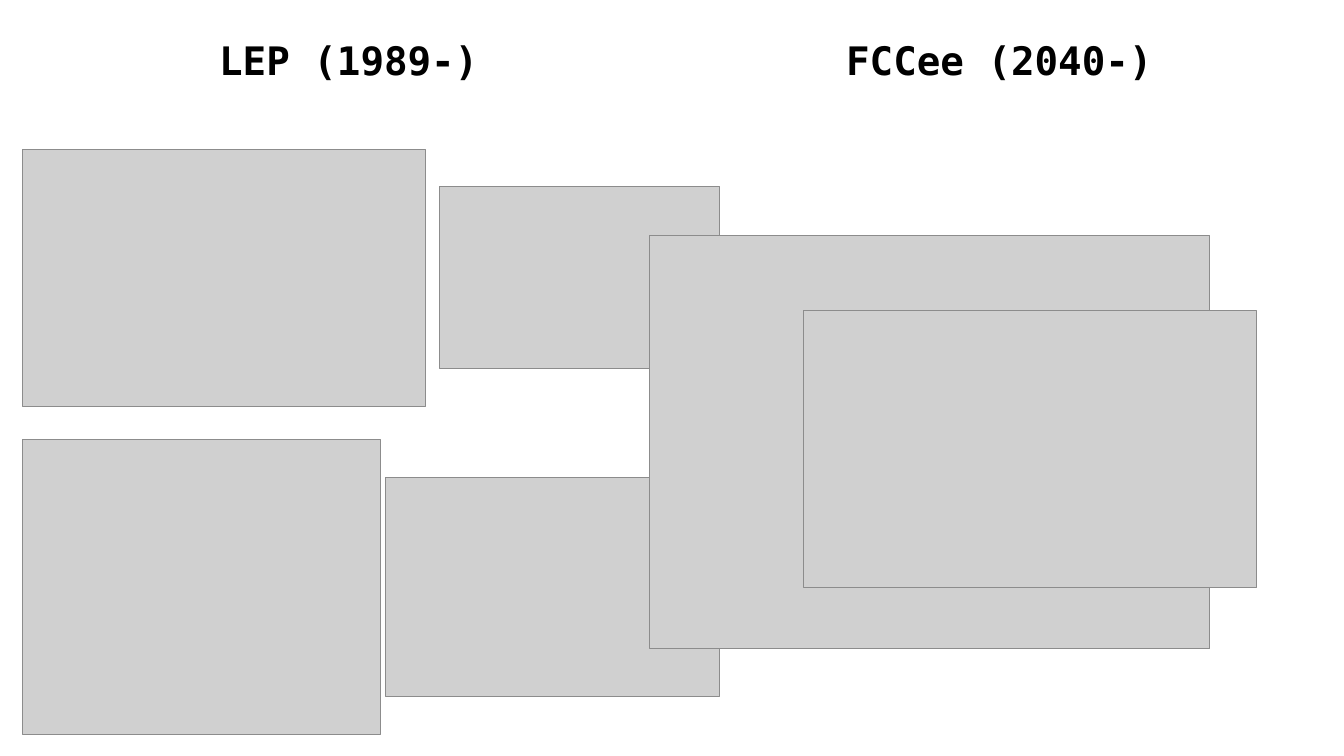
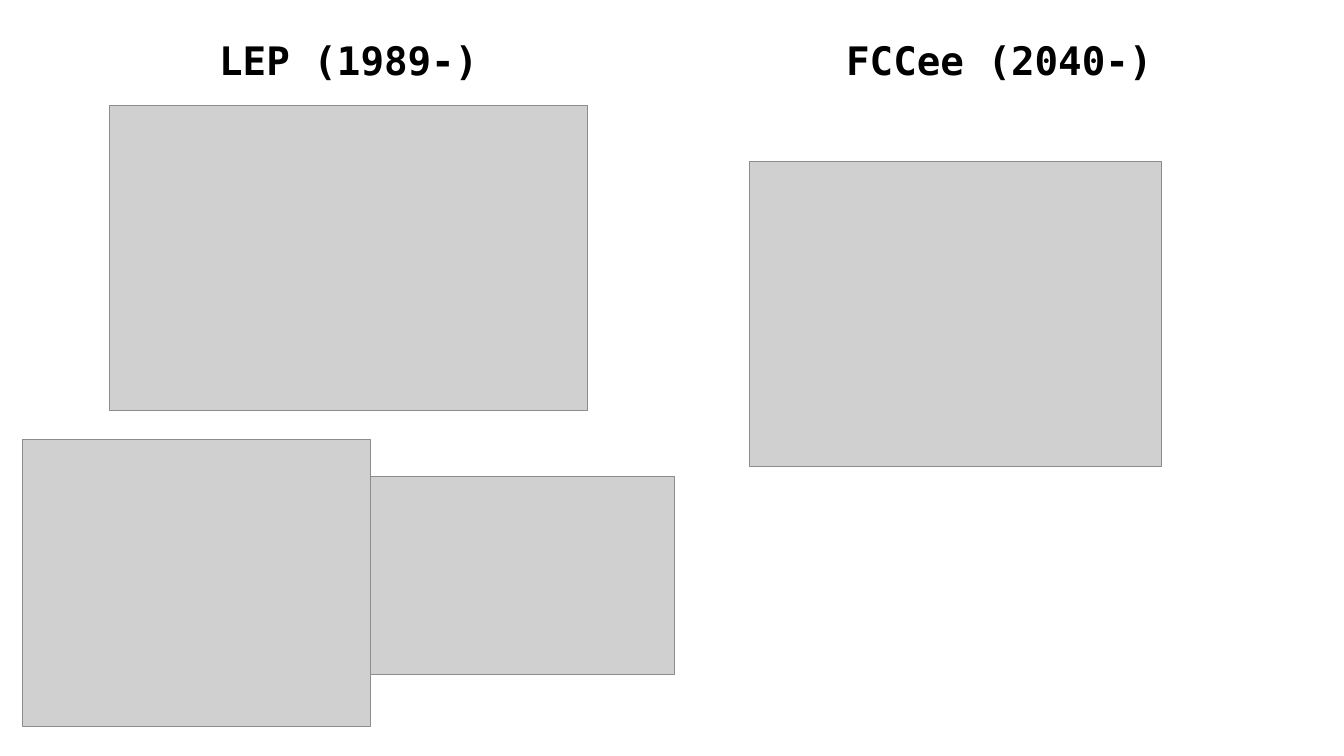
Before and after one commit to phylmath/HEP-Pheno-Project, a slide deck: slide 14 of Progress-Updates.pptx. Drawn at 1344x756 pixels with LibreOffice and Linux fonts; fonts in the diff are those of the drawing; grey boxes stand for pictures. Boxes give left, top, right and bottom in pixels: in the first picture for what was removed or moved away, otherwise in the second. Text is boxed around its words. In the diff, an @@ line names an element or a change of style, - is before the commit and + after.

```diff
--- a/Progress-Updates.pptx
+++ b/Progress-Updates.pptx
@@ picture: place and size @@
-picture at (23,149,426,406)
+picture at (109,106,587,411)
@@ picture: place and size @@
-picture at (650,236,1211,649)
+picture at (749,161,1162,466)
@@ picture removed at (804,312,1257,589) @@
@@ picture: place and size @@
-picture at (23,440,381,735)
+picture at (23,440,371,727)
@@ picture: place and size @@
-picture at (440,187,720,369)
+picture at (370,477,675,675)
@@ picture removed at (386,478,720,698) @@
```
Also in this commit, not shown: 2 other slides changed.
